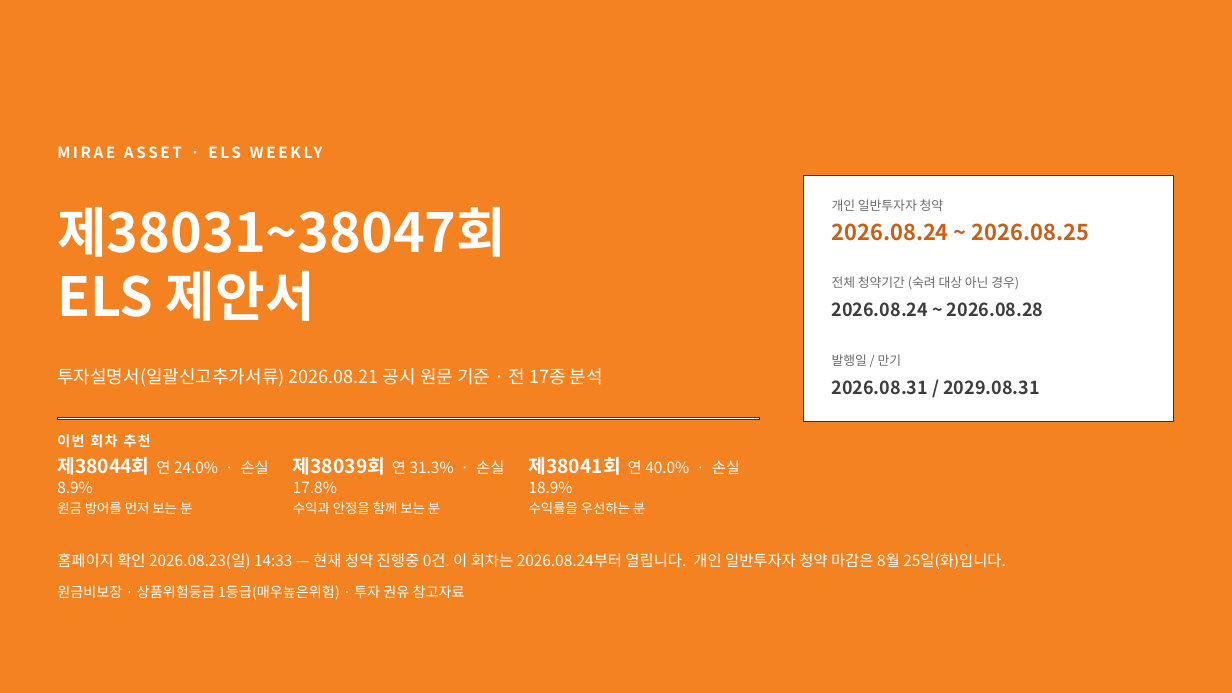
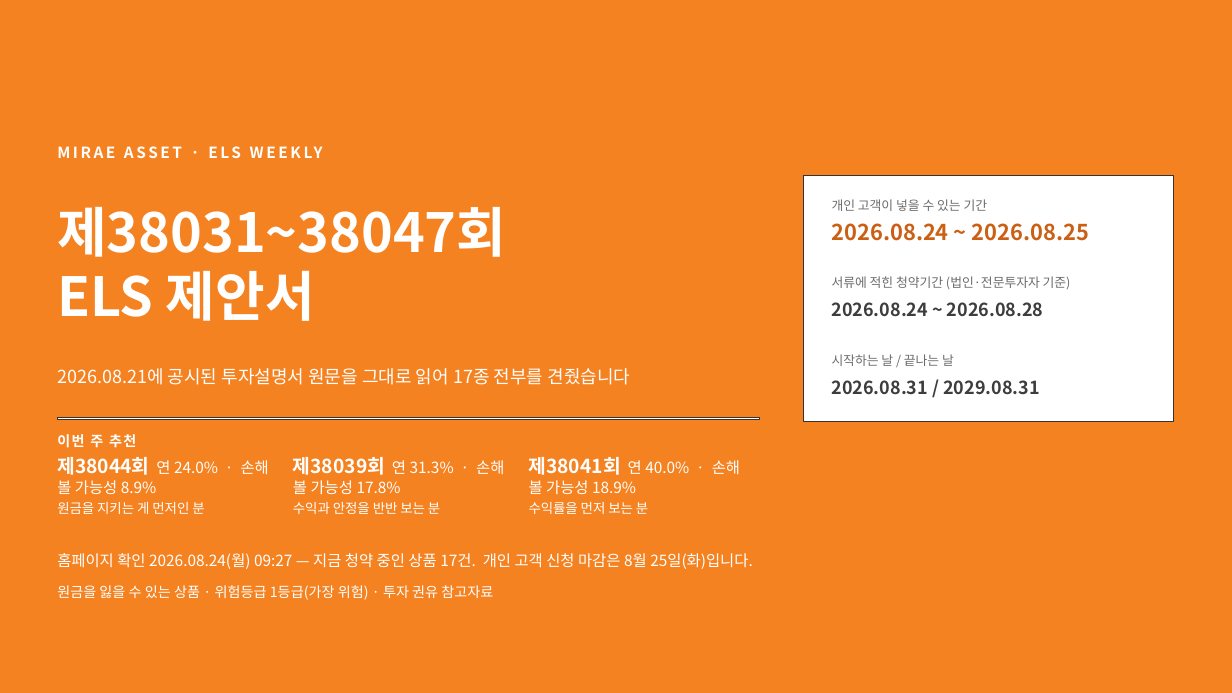
Before and after one commit to hanaroline/work_1, a slide deck: slide 1 of els-proposal.pptx. Drawn at 1232x693 pixels with LibreOffice and Linux fonts; fonts in the diff are those of the drawing. Boxes give left, top, right and bottom in pixels: in the first picture for what was removed or moved away, otherwise in the second. Text is boxed around its words. In the diff, an @@ line names an element or a change of style, - is before the commit and + after.

```diff
--- a/els-proposal.pptx
+++ b/els-proposal.pptx
@@ text at [832,199,988,211]: text changed @@
-개인 일반투자자 청약
+개인 고객이 넣을 수 있는 기간
@@ text at [832,276,1071,289]: text changed @@
-전체 청약기간 (숙려 대상 아닌 경우)
+서류에 적힌 청약기간 (법인·전문투자자 기준)
@@ text at [832,354,954,366]: text changed @@
-발행일 / 만기
+시작하는 날 / 끝나는 날
@@ text at [57,368,631,385]: text changed @@
-투자설명서(일괄신고추가서류) 2026.08.21 공시 원문 기준 · 전 17종 분석
+2026.08.21에 공시된 투자설명서 원문을 그대로 읽어 17종 전부를 견줬습니다
@@ text at [57,434,136,448]: text changed @@
-이번 회차 추천
+이번 주 추천
@@ text at [57,457,269,514]: text changed @@
-제38044회 연 24.0% · 손실 8.9%
-원금 방어를 먼저 보는 분
+제38044회 연 24.0% · 손해 볼 가능성 8.9%
+원금을 지키는 게 먼저인 분
@@ text at [293,457,504,514]: text changed @@
-제38039회 연 31.3% · 손실 17.8%
-수익과 안정을 함께 보는 분
+제38039회 연 31.3% · 손해 볼 가능성 17.8%
+수익과 안정을 반반 보는 분
@@ text at [529,457,740,514]: text changed @@
-제38041회 연 40.0% · 손실 18.9%
-수익률을 우선하는 분
+제38041회 연 40.0% · 손해 볼 가능성 18.9%
+수익률을 먼저 보는 분
@@ text at [57,553,753,569]: text changed @@
-홈페이지 확인 2026.08.23(일) 14:33 — 현재 청약 진행중 0건. 이 회차는 2026.08.24부터 열립니다. 개인 일반투자자 청약 마감은 8월 25일(화)입니다.
+홈페이지 확인 2026.08.24(월) 09:27 — 지금 청약 중인 상품 17건. 개인 고객 신청 마감은 8월 25일(화)입니다.
@@ text at [57,585,493,600]: text changed @@
-원금비보장 · 상품위험등급 1등급(매우높은위험) · 투자 권유 참고자료
+원금을 잃을 수 있는 상품 · 위험등급 1등급(가장 위험) · 투자 권유 참고자료
```
Also in this commit, not shown: 13 other slides changed, 1 slide added, 5 other files.
